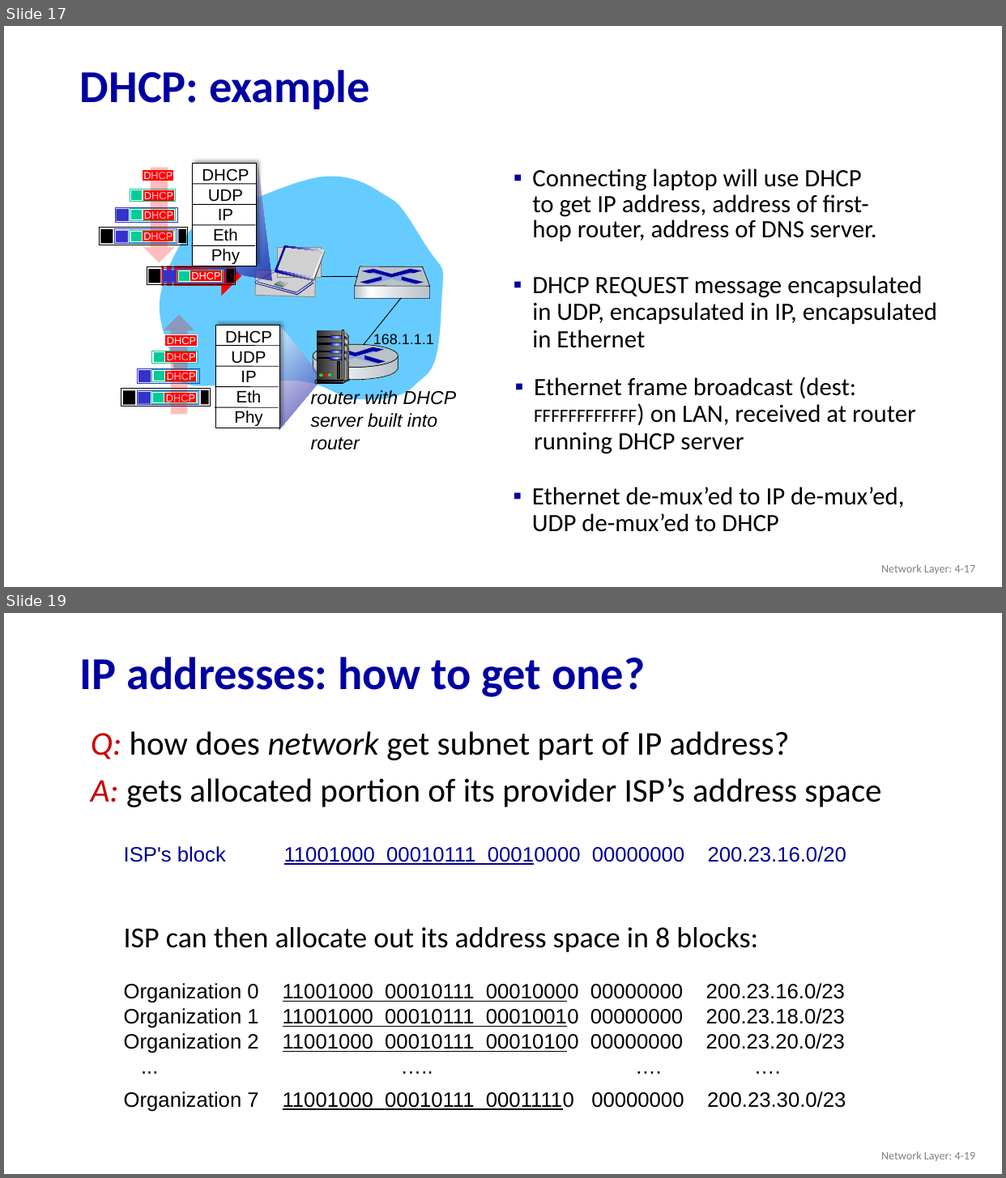
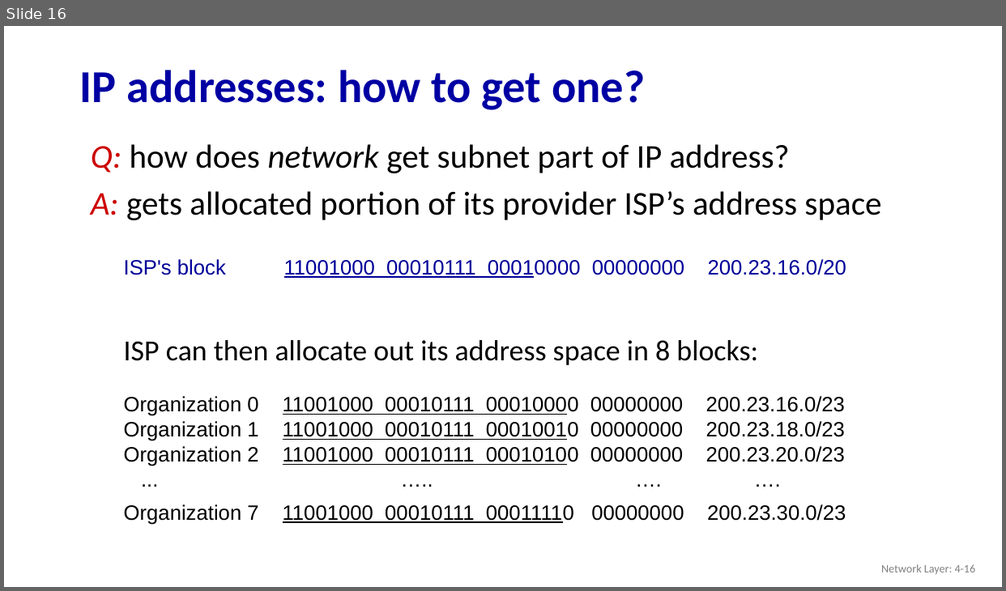
Before and after one commit to guhofstra/CSC175, a slide deck: PPTs/4.3 The Internet Protocol.pptx. Shown one above the other, each under a label of ours: slides 17 and 19 before the commit, slide 16 after it; the slides between them are not shown. The pictures are 1006x1178 and 1006x591 pixels, drawn with LibreOffice and Linux fonts; fonts in the diff are those of the drawing; grey boxes stand for pictures. Boxes give left, top, right and bottom in pixels: in the first picture for what was removed or moved away, otherwise in the second. Text is boxed around its words. In the diff, an @@ line names an element or a change of style, - is before the commit and + after.

```diff
--- a/PPTs/4.3 The Internet Protocol.pptx
+++ b/PPTs/4.3 The Internet Protocol.pptx
@@ slide 17 removed at [4, 26, 1002, 587], background #FFFFFF @@
@@ title removed at [80, 70, 370, 109] @@
-DHCP: example
@@ rectangle removed at [142, 169, 174, 181] @@
@@ group removed at [99, 168, 187, 263]: 16 rectangles, 3 texts, 1 down arrow @@
-DHCP
-DHCP
-DHCP
@@ text removed at [532, 169, 877, 241] @@
-▪ Connecting laptop will use DHCP to get IP address, address of first-hop router, address of DNS server.
@@ text removed at [143, 172, 172, 182] @@
-DHCP
@@ freeform shape removed at [157, 175, 448, 400] @@
@@ group removed at [147, 267, 236, 285]: 8 rectangles, 1 text @@
-DHCP
@@ freeform shape removed at [161, 257, 241, 297] @@
@@ group removed at [191, 163, 271, 280]: 4 lines, 1 freeform shape, 1 rectangle, 1 text @@
-DHCP
-UDP
-IP
-Eth
-Phy
@@ group removed at [255, 246, 325, 297]: 19 freeform shapes, 2 pictures @@
@@ line removed from (312, 277) to (358, 277) @@
@@ group removed at [355, 267, 430, 298]: 5 freeform shapes, 1 rectangle @@
@@ text removed at [532, 275, 937, 348] @@
-▪ DHCP REQUEST message encapsulated in UDP, encapsulated in IP, encapsulated in Ethernet
@@ line removed from (364, 345) to (402, 298) @@
@@ text removed at [160, 331, 205, 351] @@
-DHCP
@@ rectangle removed at [165, 335, 197, 347] @@
@@ group removed at [121, 315, 210, 415]: 16 rectangles, 4 texts, 1 down arrow @@
-DHCP
-DHCP
-DHCP
-DHCP
@@ text removed at [373, 334, 434, 348] @@
-168.1.1.1
@@ group removed at [313, 345, 398, 380]: 5 freeform shapes, 1 ellipse @@
@@ group removed at [315, 331, 350, 383]: 10 rounded rectangles, 7 freeform shapes, 7 rectangles, 4 ellipses @@
@@ text removed at [311, 390, 456, 450] @@
-router with DHCP
-server built into
-router
@@ text removed at [534, 377, 916, 454] @@
-▪ Ethernet frame broadcast (dest: FFFFFFFFFFFF) on LAN, received at router running DHCP server
@@ group removed at [215, 326, 322, 430]: 4 lines, 1 freeform shape, 1 rectangle, 1 text @@
-DHCP
-UDP
-IP
-Eth
-Phy
@@ text removed at [532, 487, 904, 532] @@
-▪ Ethernet de-mux’ed to IP de-mux’ed, UDP de-mux’ed to DHCP
@@ text removed at [881, 565, 976, 574] @@
-Network Layer: 4-17
@@ what was slide 19 is now slide 16 @@
@@ text at [881, 565, 976, 574]: text changed @@
-Network Layer: 4-19
+Network Layer: 4-16
```
Also in this commit, not shown: 2 other slides removed, 3 other files.
